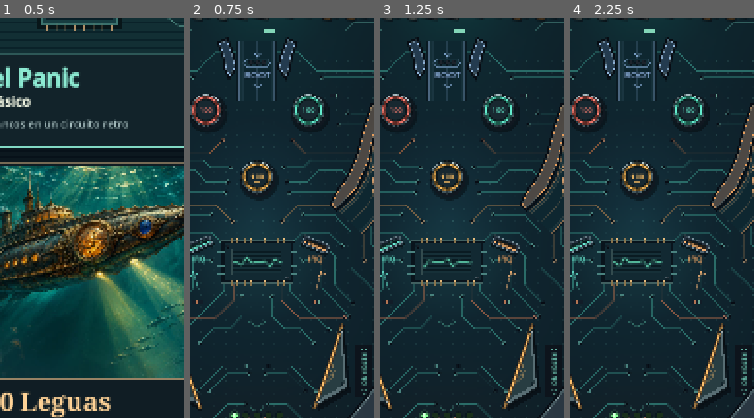
Above: before the commit, frames 1-4 (left to right).
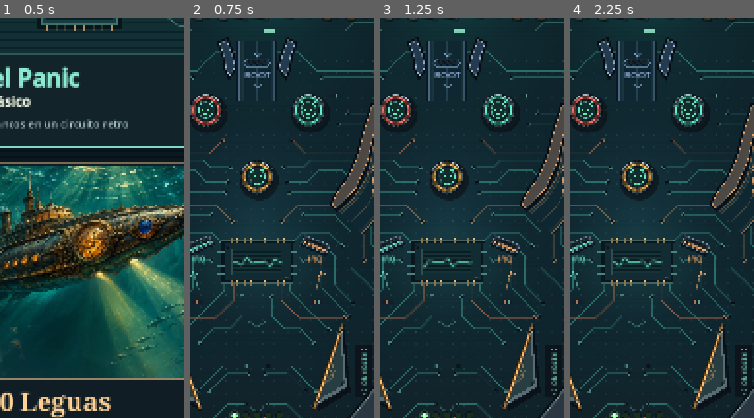
Above: after the commit, the same moments.

Repository: pasaporteN25/RetroPainball
Game: Godot game, scene res://scenes/table_select.tscn
Two runs of this game, one before a commit and one after it. Both use one fixed random seed, a clock stepped at 60 frames per second and the inputs below.
Inputs (mouse positions are % of the whole screen's width and height, from its top left):
- Up to frame 1 (0.5 s): no input
- Up to frame 2 (0.75 s): click "Kernel Panic" at 0.5 s
- Up to frame 3 (1.25 s): no input
- Up to frame 4 (2.25 s): click (9, 4) at 1.25 s; click "Reiniciar partida" at 2 s
The pictures show only the part of the screen within x 28-78%, y 24-74%; the shares and areas given below are measured in that part.

Frame 1 is identical in both runs. In frame 2, 0.6% of the frame differs, in the area x 4-69%, y 20-42%; in frame 3, 0.6%; in frame 4, 0.6%.

Commit message:
Kernel Panic art: CRT look, daemon bumpers, penguin reactions, segfault drain, art guide (A-01, A-03, S-05)
Co-Authored-By: Claude Sonnet 5.5 <noreply@anthropic.com>

Diff:
--- /dev/null
+++ b/scripts/fx/kernel_segfault.gd
@@ -0,0 +1,19 @@
+extends Node2D
+## Brief, self-contained terminal error at the drain.
+
+var _elapsed := 0.0
+
+func _process(delta: float) -> void:
+	_elapsed += delta
+	if _elapsed >= 1.1:
+		queue_free()
+		return
+	queue_redraw()
+
+func _draw() -> void:
+	var alpha := minf(1.0, (1.1 - _elapsed) * 2.0) * 0.75
+	var offset := sin(_elapsed * 11.0) * 3.0 * (1.0 - _elapsed / 1.1)
+	var tint := Color(0.41, 0.89, 0.69, alpha)
+	draw_string(ThemeDB.fallback_font, Vector2(291 + offset, 1301), "SEGFAULT", HORIZONTAL_ALIGNMENT_LEFT, -1, 18, tint)
+	draw_line(Vector2(280 - offset, 1306), Vector2(322 - offset, 1306), Color(tint, alpha * 0.55), 1.0)
+	draw_line(Vector2(350 + offset, 1309), Vector2(392 + offset, 1309), Color(tint, alpha * 0.55), 1.0)
--- a/scripts/table/bumper.gd
+++ b/scripts/table/bumper.gd
@@ -23,6 +23,7 @@
 
 var _shape_node: CollisionShape2D
 var _flash := 0.0
+var _blink_time := 0.0
 
 
 func _ready() -> void:
@@ -58,6 +59,11 @@
 
 
 func _process(delta: float) -> void:
+	if not Engine.is_editor_hint() and GameState.table_id == GameState.KERNEL_PANIC:
+		var was_blinking := fmod(_blink_time, 5.1) < 0.15
+		_blink_time += delta
+		if was_blinking != (fmod(_blink_time, 5.1) < 0.15):
+			queue_redraw()
 	if _flash > 0.0:
 		_flash = maxf(0.0, _flash - delta * 3.5)
 		queue_redraw()
@@ -89,6 +95,9 @@
 		draw_circle(screw, 2.7, Color("#0d161c"), true, -1.0, true)
 		draw_line(screw + Vector2(-1.2, -0.5), screw + Vector2(1.2, 0.5), Color("#adbdc1"), 1.0, true)
 
+	if not Engine.is_editor_hint() and GameState.table_id == GameState.KERNEL_PANIC:
+		_draw_daemon(light)
+		return
 	var font := ThemeDB.fallback_font
 	var font_size := maxi(8, roundi(radius * 0.47))
 	var label := str(points)
@@ -96,3 +105,19 @@
 	var baseline := Vector2(-width * 0.5, (font.get_ascent(font_size) - font.get_descent(font_size)) * 0.5 - 1.0)
 	draw_string(font, baseline, label, HORIZONTAL_ALIGNMENT_LEFT, -1, font_size, light)
 	draw_line(Vector2(-5.0, radius * 0.32), Vector2(5.0, radius * 0.32), Color(light, 0.7), 1.0, true)
+
+
+func _draw_daemon(light: Color) -> void:
+	var bounce := -sin((1.0 - _flash) * PI) * radius * 0.12 if _flash > 0.0 else 0.0
+	var c := Vector2(0, bounce)
+	var ink := Color("#102d2c")
+	var edge := Color("#69e4bc").lerp(light, _flash * 0.5)
+	# A compact terminal creature inside the original bumper hardware.
+	draw_circle(c, radius * 0.46, ink, true, -1.0, true)
+	draw_arc(c, radius * 0.46, 0, TAU, 24, edge, 1.5, true)
+	for side in [-1.0, 1.0]:
+		draw_line(c + Vector2(side * radius * 0.27, -radius * 0.30), c + Vector2(side * radius * 0.40, -radius * 0.53), edge, 2.0, true)
+		draw_circle(c + Vector2(side * radius * 0.40, -radius * 0.53), 2.0, edge)
+		var h := 1.5 if fmod(_blink_time, 5.1) < 0.15 else 4.0 + _flash * 3.0
+		draw_rect(Rect2(c + Vector2(side * radius * 0.18 - 2.0, -h * 0.5), Vector2(4.0 + _flash * 2.0, h)), edge)
+	draw_line(c + Vector2(-4, radius * 0.23), c + Vector2(4, radius * 0.23), edge, 1.5)
--- a/scripts/table/playfield_art.gd
+++ b/scripts/table/playfield_art.gd
@@ -21,6 +21,15 @@
 var _circuit_time := 0.0
 var _circuit_heat := 0.0
 var _redraw_time := 0.0
+var _crt: Node2D
+var _mascot: Node2D
+var _scanlines := PackedVector2Array()
+var _visual_time := 0.0
+var _reaction := 0.0
+var _mood := 0
+var _last_multiplier := 1
+var _last_balls := 3
+const Segfault := preload("res://scripts/fx/kernel_segfault.gd")
 
 
 func _ready() -> void:
@@ -67,17 +76,40 @@
 			var x: float = point.x if side < 0 else 672.0 - point.x
 			route.add_point(Vector2(x, point.y))
 		_circuit_routes.append(route)
+	for y in range(128, 1444, 8):
+		_scanlines.append(Vector2(16, y))
+		_scanlines.append(Vector2(708, y))
+	_crt = Node2D.new()
+	_crt.draw.connect(_draw_crt)
+	add_child(_crt)
+	_mascot = Node2D.new()
+	_mascot.draw.connect(_draw_mascot_eyes)
+	add_child(_mascot)
+	if not Engine.is_editor_hint():
+		_last_multiplier = GameState.bonus_multiplier
+		_last_balls = GameState.balls_left
+		GameState.balls_changed.connect(_on_balls_changed)
+		GameState.bonus_awarded.connect(_on_bonus_awarded)
+		GameState.message.connect(_on_message)
 	# In the editor the traces stay lit without starting a gameplay animation.
 	set_process(not Engine.is_editor_hint())
 
 
 func _process(delta: float) -> void:
+	_visual_time += delta
+	_reaction = maxf(0.0, _reaction - delta)
+	if GameState.bonus_multiplier > _last_multiplier and GameState.playing:
+		_mood = 1
+		_reaction = 1.6
+	_last_multiplier = GameState.bonus_multiplier
 	_circuit_time += delta
 	_circuit_heat = move_toward(_circuit_heat, 0.0, delta * 1.8)
 	_redraw_time += delta
 	if _redraw_time >= 1.0 / 30.0:
 		_redraw_time = fmod(_redraw_time, 1.0 / 30.0)
 		_circuit_insert.queue_redraw()
+		_crt.queue_redraw()
+		_mascot.queue_redraw()
 
 
 func pulse_score() -> void:
@@ -213,8 +245,7 @@
 	_ink_engraving(center, belly, Color("#285859"), Color("#72c8b1"))
 	_ink_engraving(center, PackedVector2Array([Vector2(-9, -12), Vector2(0, -18),
 		Vector2(10, -12), Vector2(0, -6)]), AMBER, AMBER)
-	draw_rect(Rect2(center + Vector2(-13, -27), Vector2(5, 6)), MINT)
-	draw_rect(Rect2(center + Vector2(9, -27), Vector2(5, 6)), MINT)
+
 	draw_line(center + Vector2(-24, 43), center + Vector2(-7, 43), AMBER, 3.0, true)
 	draw_line(center + Vector2(7, 43), center + Vector2(24, 43), AMBER, 3.0, true)
 
@@ -402,3 +433,50 @@
 
 func _glow(center: Vector2, extent: Vector2, color: Color) -> void:
 	draw_texture_rect(_light, Rect2(center - extent * 0.5, extent), false, color)
+
+
+func _draw_crt() -> void:
+	# Single low-contrast layer stays behind all game pieces.
+	var breath := 0.012 + 0.006 * sin(_visual_time * TAU / 7.0)
+	_crt.draw_rect(Rect2(16, 126, 692, 1318), Color(0.25, 0.85, 0.55, breath))
+	_crt.draw_multiline(_scanlines, Color(0, 0, 0, 0.035), 1.0)
+	for i in range(4):
+		var alpha := 0.025 - i * 0.005
+		_crt.draw_rect(Rect2(16 + i * 14, 126 + i * 14, 692 - i * 28, 1318 - i * 28), Color(0, 0, 0, alpha), false, 14.0)
+
+
+func _draw_mascot_eyes() -> void:
+	var blink := fmod(_visual_time, 4.7) < 0.14
+	var height := 1.5 if blink else 6.0
+	var y := 205.0
+	if _reaction > 0.0 and _mood == 1:
+		height = 8.0
+		y -= 2.0
+	elif _reaction > 0.0 and _mood == -1:
+		height = 2.0
+		y += 4.0
+	_mascot.draw_rect(Rect2(349, y, 5, height), MINT)
+	_mascot.draw_rect(Rect2(371, y, 5, height), MINT)
+	if _reaction > 0.0 and _mood == 1:
+		_mascot.draw_line(Vector2(330, 215), Vector2(323, 207), Color(MINT, 0.65), 2.0)
+		_mascot.draw_line(Vector2(394, 215), Vector2(401, 207), Color(MINT, 0.65), 2.0)
+
+
+func _on_balls_changed(balls: int) -> void:
+	if balls < _last_balls and GameState.table_id == GameState.KERNEL_PANIC:
+		_mood = -1
+		_reaction = 1.4
+		var effect := Segfault.new()
+		add_child(effect)
+	_last_balls = balls
+
+
+func _on_bonus_awarded(_base: int, _multiplier: int, _total: int) -> void:
+	_mood = 1
+	_reaction = 1.6
+
+
+func _on_message(message: String) -> void:
+	if "JACKPOT" in message.to_upper():
+		_mood = 1
+		_reaction = 1.6
--- /dev/null
+++ b/tests/headless/art_kernel.gd
@@ -0,0 +1,36 @@
+extends SceneTree
+
+func _initialize() -> void:
+	call_deferred("_run")
+
+func _run() -> void:
+	var state := root.get_node("GameState")
+	var path := "user://test_art_kernel_%d" % OS.get_process_id()
+	state.record_path = path + "/records.cfg"
+	state.save_directory = path
+	state.select_table("kernel_panic")
+	state.start_game()
+	var art = load("res://scripts/table/playfield_art.gd").new()
+	root.add_child(art)
+	var bumper = load("res://scripts/table/bumper.gd").new()
+	root.add_child(bumper)
+	await process_frame
+	state.raise_multiplier(false)
+	await process_frame
+	assert(art._mood == 1)
+	bumper._flash = 1.0
+	bumper.queue_redraw()
+	state.bonus_awarded.emit(100, 2, 200)
+	state.lose_ball()
+	assert(art._mood == -1)
+	assert(art.get_child_count() == 5)
+	await create_timer(1.3).timeout
+	assert(art.get_child_count() == 4)
+	state.select_table("nautilus")
+	bumper.queue_redraw()
+	await process_frame
+	art.queue_free()
+	bumper.queue_free()
+	await process_frame
+	print("art_kernel OK")
+	quit()
Not shown, added: scripts/fx/kernel_segfault.gd.uid
Not shown, added: tests/headless/art_kernel.gd.uid
Not shown, added: docs/ARTE.md
